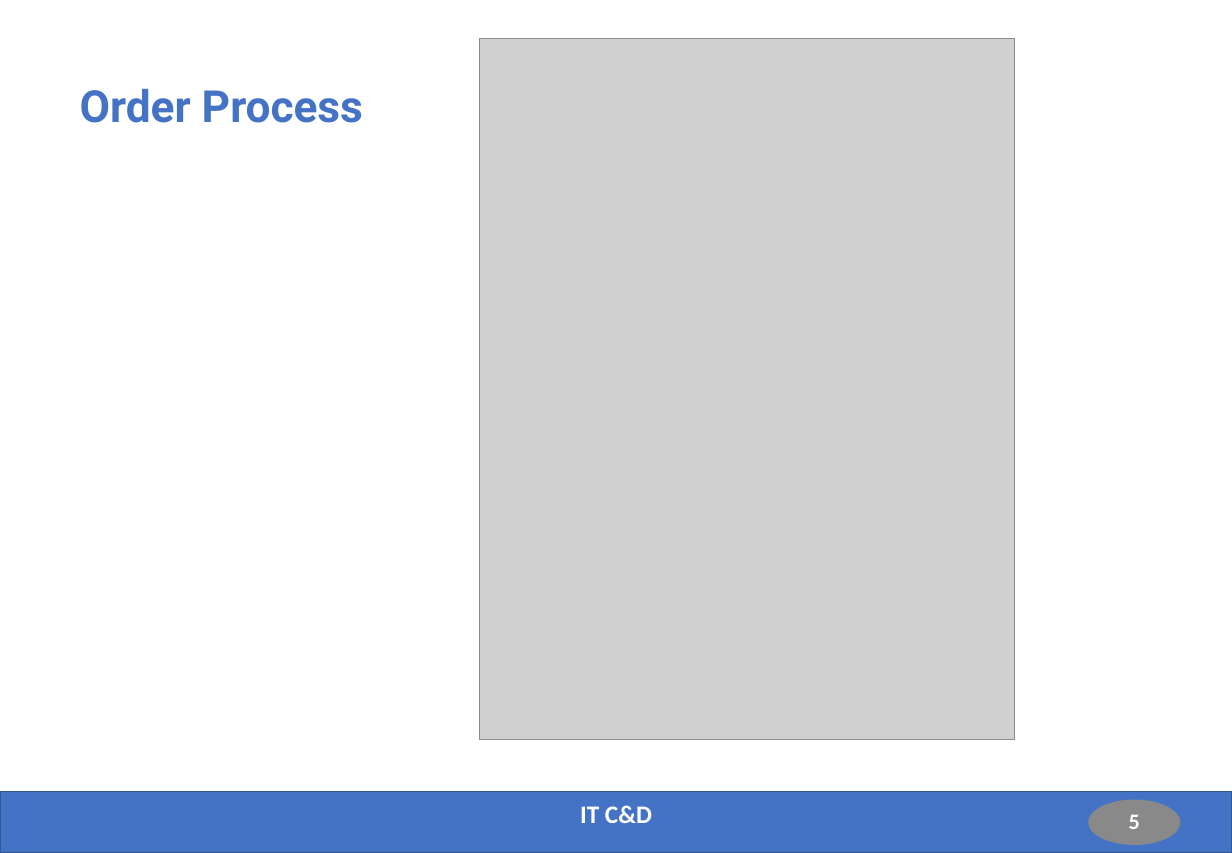
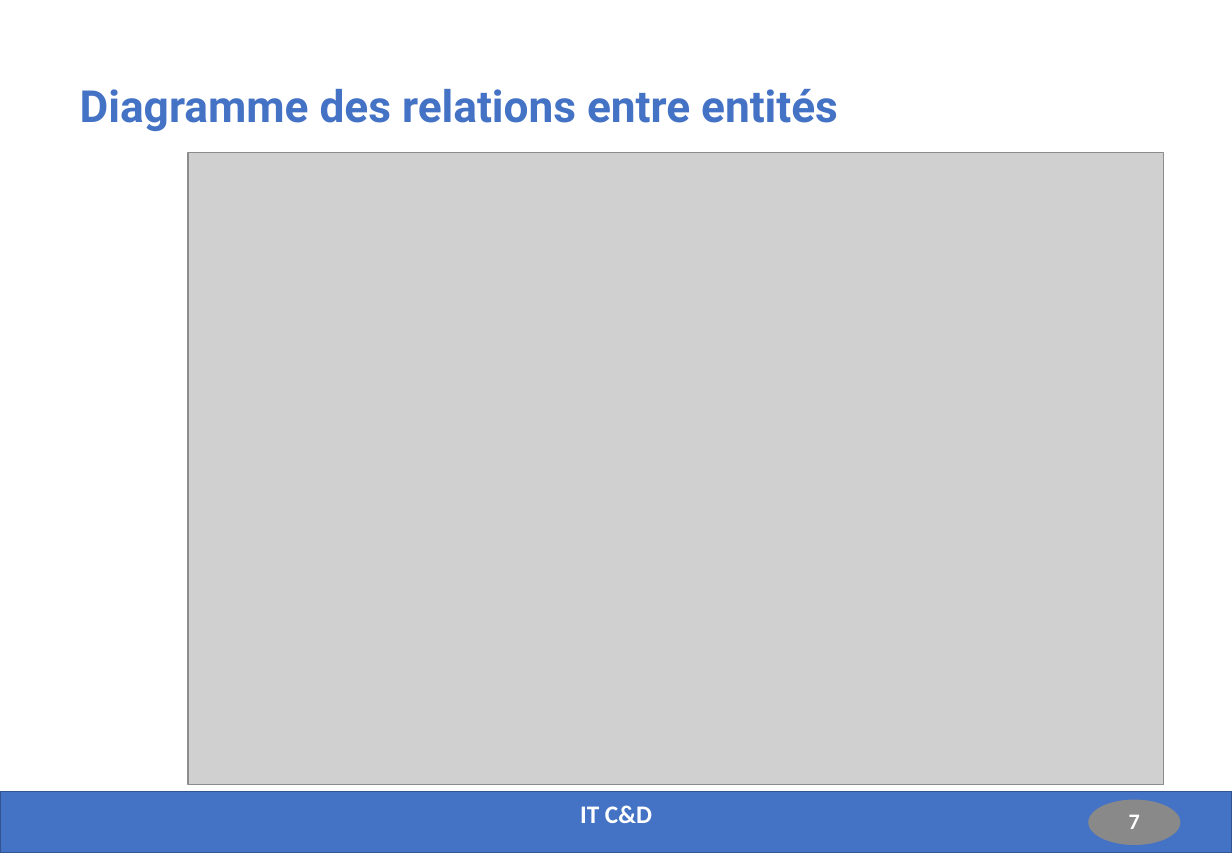
Before and after one commit to Fabrice-64/OC_Project_6, a slide deck: slide 7 of Presentation_Projet_6.pptx (slide 5 before the commit). Drawn at 1232x853 pixels with LibreOffice and Linux fonts; fonts in the diff are those of the drawing; grey boxes stand for pictures. Boxes give left, top, right and bottom in pixels: in the first picture for what was removed or moved away, otherwise in the second. Text is boxed around its words. In the diff, an @@ line names an element or a change of style, - is before the commit and + after.

```diff
--- a/Presentation_Projet_6.pptx
+++ b/Presentation_Projet_6.pptx
@@ title at bbox=[80, 89, 838, 131]: text changed @@
-Order Process
+Diagramme des relations entre entités
@@ picture: place and size @@
-picture at bbox=[480, 39, 1015, 739]
+picture at bbox=[188, 152, 1164, 785]
@@ page number at bbox=[1129, 815, 1140, 829]: text changed @@
-5
+7
```
Also in this commit, not shown: 3 other slides changed, 5 slides added, 3 slides removed, 16 other files.
